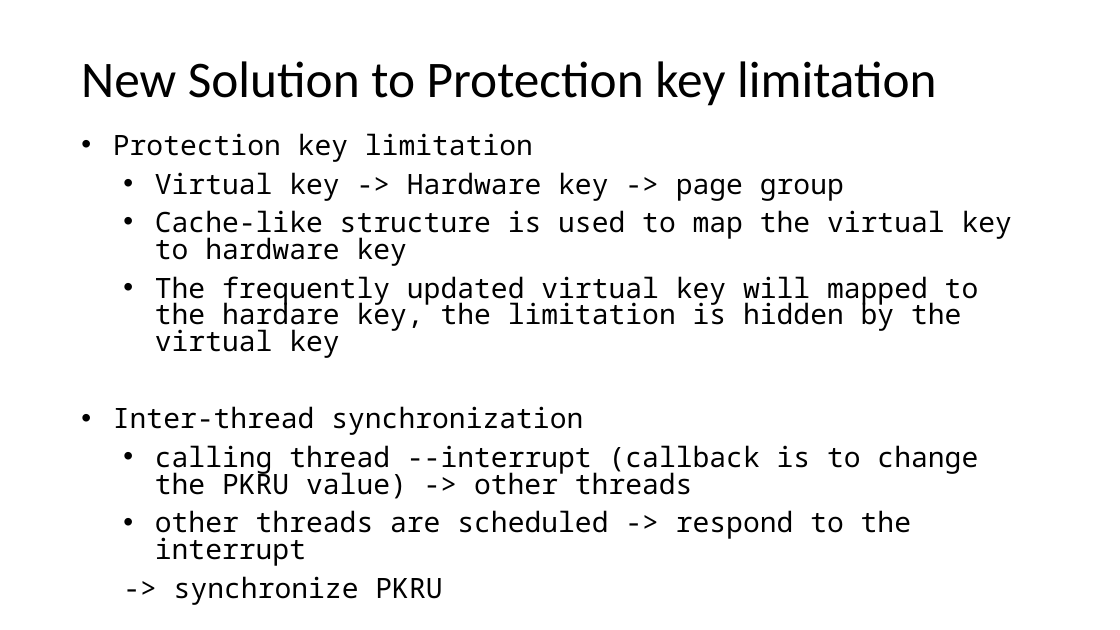
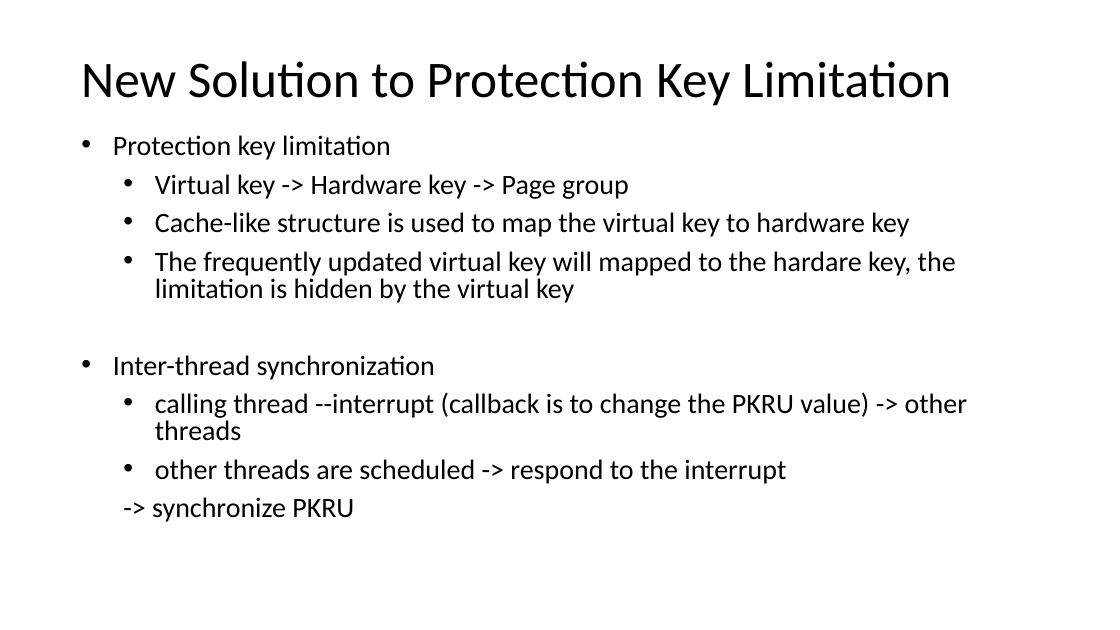
Before and after one commit to LiGaOg/libpmp, a slide deck: slide 19 of proposal.pptx. Drawn at 1120x630 pixels with LibreOffice and Linux fonts; fonts in the diff are those of the drawing. Boxes give left, top, right and bottom in pixels: in the first picture for what was removed or moved away, otherwise in the second. Text is boxed around its words. In the diff, an @@ line names an element or a change of style, - is before the commit and + after.

Commit message:
Fix slide's font

```diff
--- a/proposal.pptx
+++ b/proposal.pptx
@@ title at (x1=81, y1=61, x2=951, y2=106): text changed @@
-New Solution to Protection key limitation
+New Solution to Protection Key Limitation
@@ text at (x1=113, y1=135, x2=967, y2=522): font Noto Sans Mono to Calibri @@
@@ text at (x1=155, y1=174, x2=629, y2=199): text changed; font Noto Sans Mono to Calibri @@
-  • Virtual key -> Hardware key -> page group
+  • Virtual key -> Hardware key -> Page group
```
Also in this commit, not shown: 20 other slides changed, 1 slide added.
